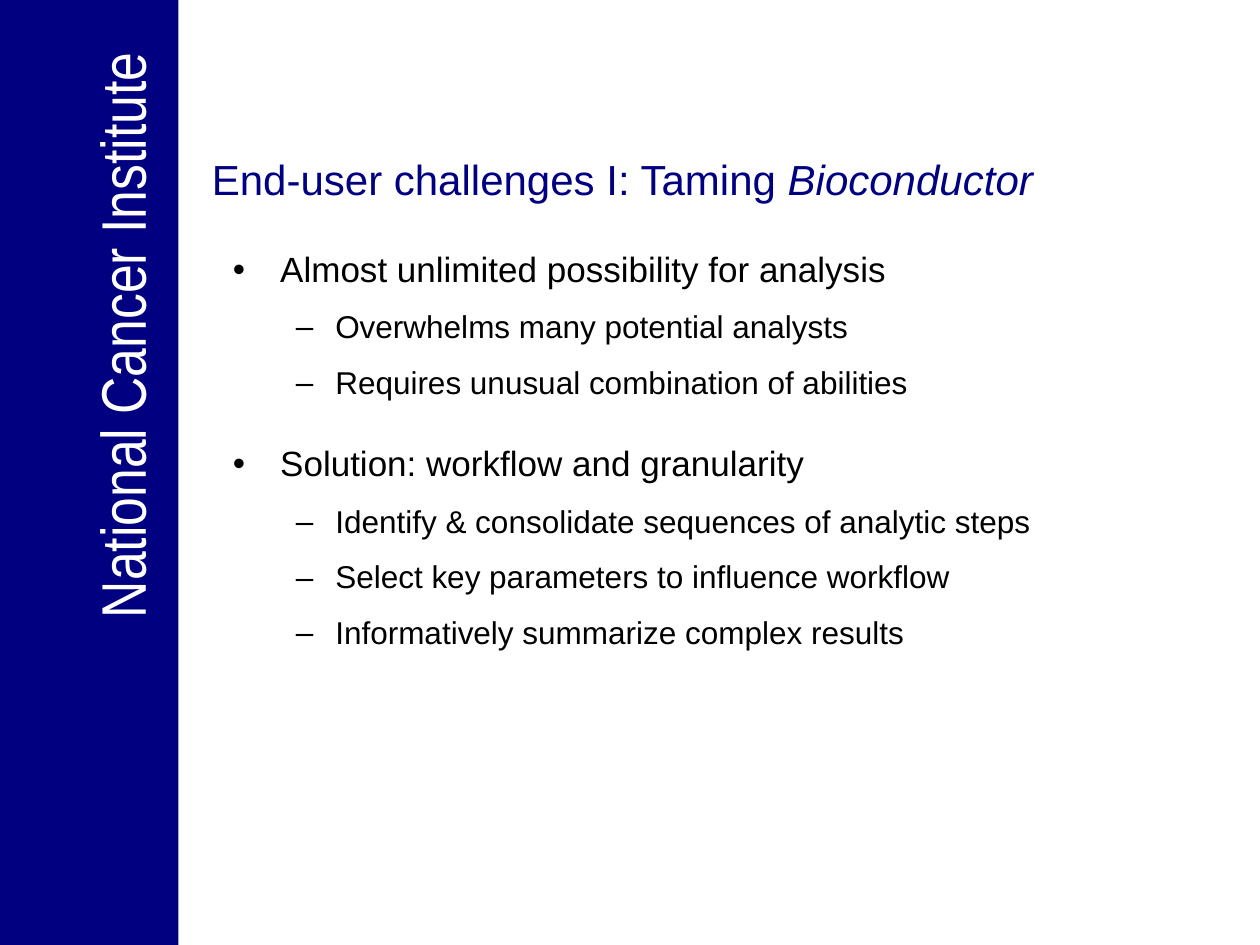
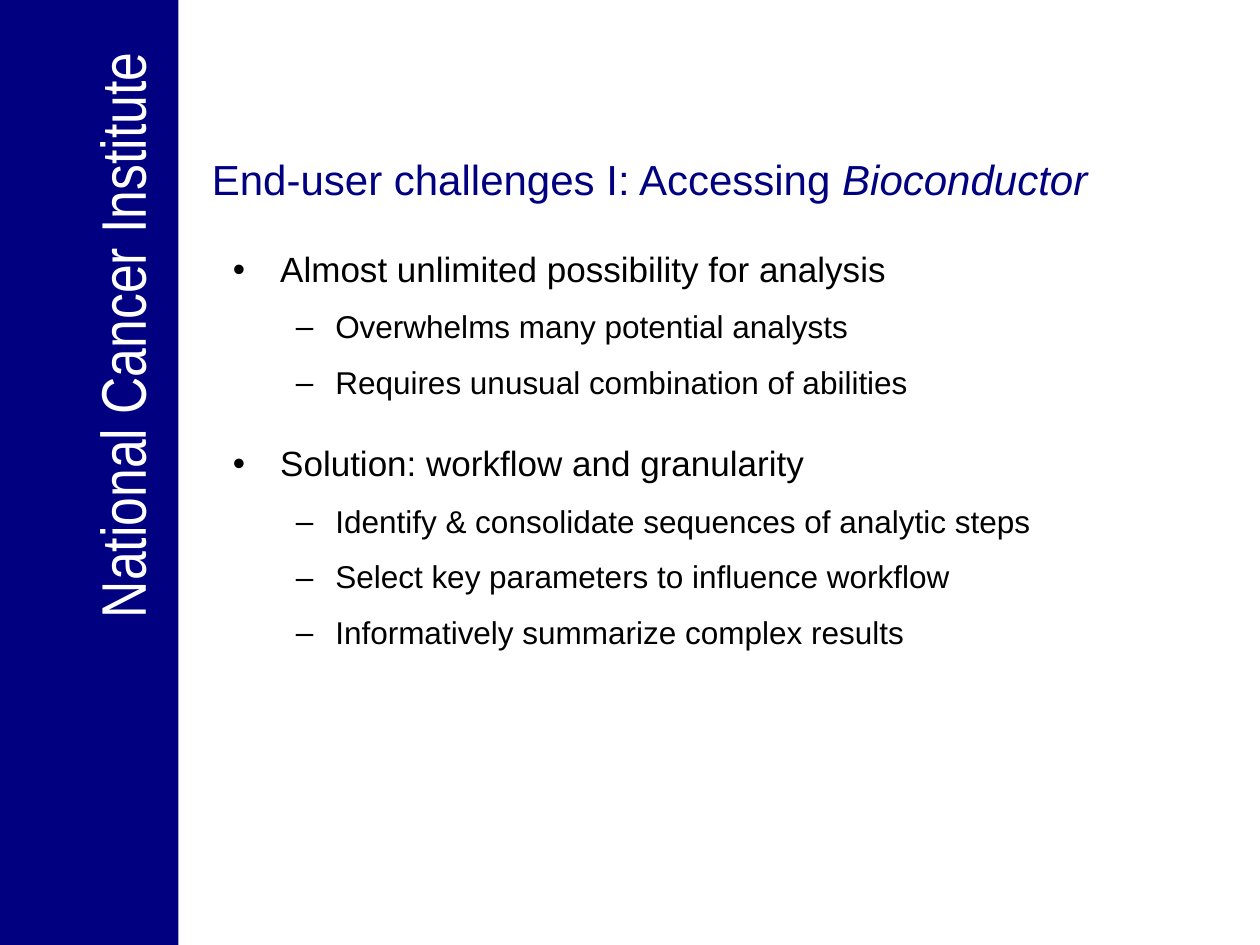
Before and after one commit to NCIP/bioconductor_v1, a slide deck: slide 5 of trunk/bioconductor/Presentations/Engaging_endusers_panel_01032007.ppt. Drawn at 1260x945 pixels with LibreOffice and Linux fonts; fonts in the diff are those of the drawing; background and template pictures are left out. Boxes give left, top, right and bottom in pixels: in the first picture for what was removed or moved away, otherwise in the second. Text is boxed around its words. In the diff, an @@ line names an element or a change of style, - is before the commit and + after.

```diff
--- a/trunk/bioconductor/Presentations/Engaging_endusers_panel_01032007.ppt
+++ b/trunk/bioconductor/Presentations/Engaging_endusers_panel_01032007.ppt
@@ title at [212,164,1087,203]: text changed @@
-End-user challenges I: Taming Bioconductor
+End-user challenges I: Accessing Bioconductor
```
Also in this commit, not shown: 2 other slides changed, 1 slide added, 1 slide removed.
